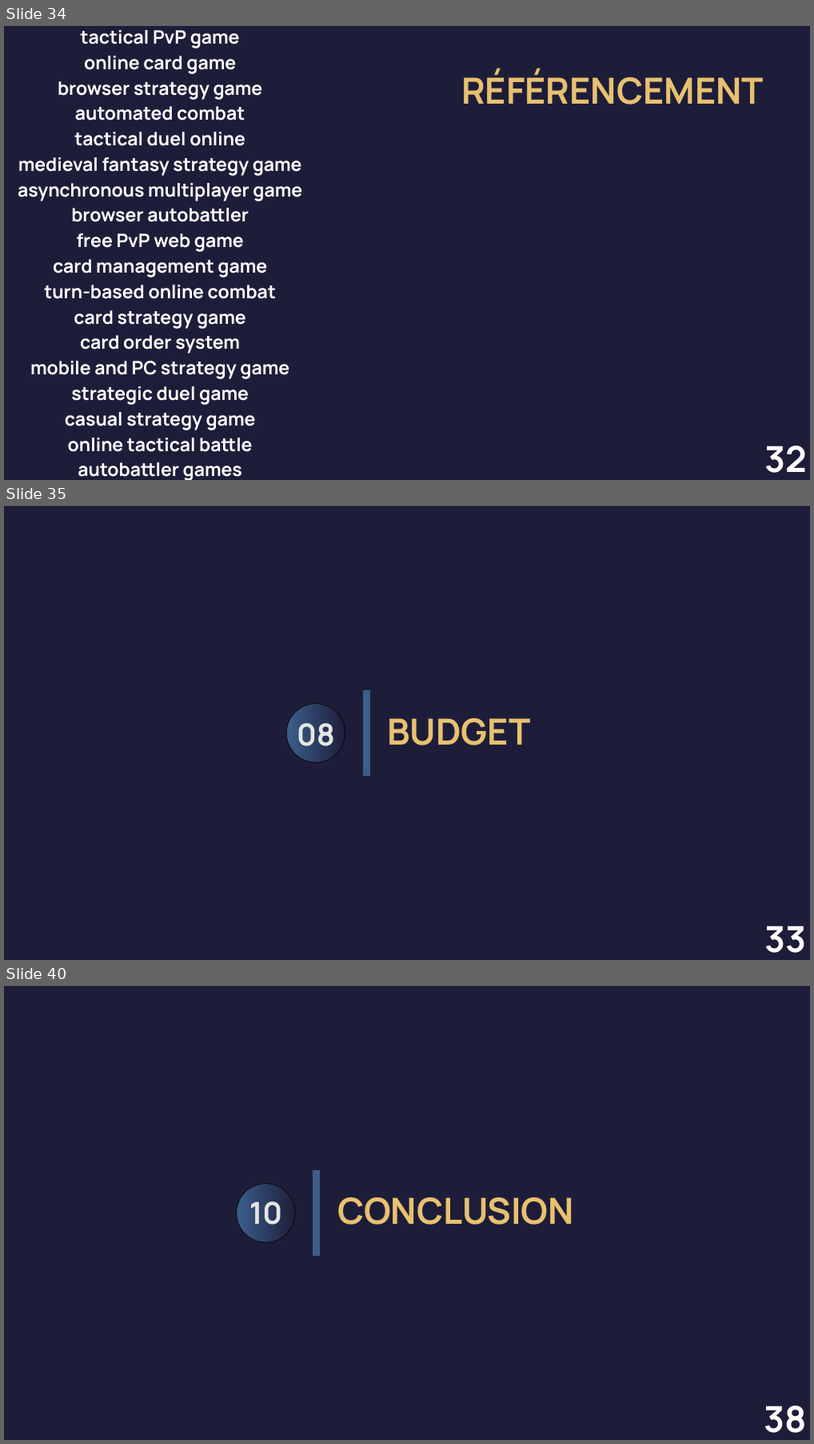
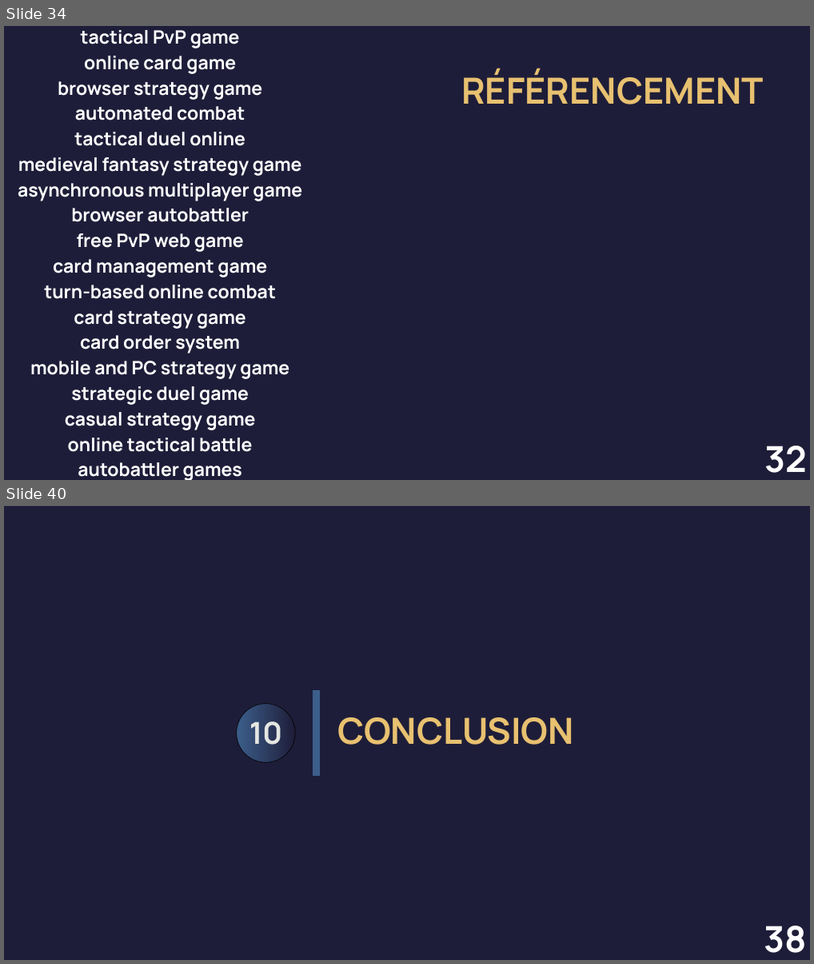
Before and after one commit to Cemus/fil-rouge-conception, a slide deck: Backup/Ploybout.pptx. Shown one above the other, each under a label of ours: slides 34, 35 and 40 before the commit, slides 34 and 40 after it; the slides between them are not shown. The pictures are 814x1444 and 814x964 pixels, drawn with LibreOffice and Linux fonts; fonts in the diff are those of the drawing. Boxes give left, top, right and bottom in pixels: in the first picture for what was removed or moved away, otherwise in the second. Text is boxed around its words. In the diff, an @@ line names an element or a change of style, - is before the commit and + after.

```diff
--- a/Backup/Ploybout.pptx
+++ b/Backup/Ploybout.pptx
@@ slide 35 removed at (4, 506, 810, 960), background #1E1D39 @@
@@ group removed at (286, 690, 531, 776): 2 texts, 2 freeform shapes @@
-BUDGET
-08
@@ text removed at (766, 925, 807, 952) @@
-33
```
Also in this commit, not shown: 4 slides changed, 2 slides added, 1 other slide removed.
